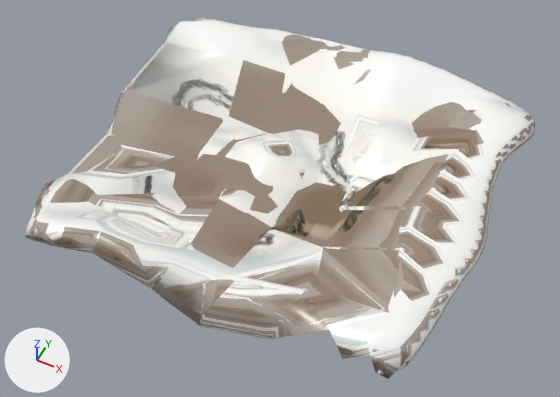
Renders of the glTF model 3D/land.glb from each side of a commit.
One viewpoint serves both versions: a 50 mm lens placed at (1461.0, -2809.0, 3417.0), pointed at (77.0, -41.0, -43.0). Every picture has the same lights, and +X, +Y and +Z are marked at lower left. Vertices at the same position are counted once.

Names of what the first picture shows: 'land.001'.
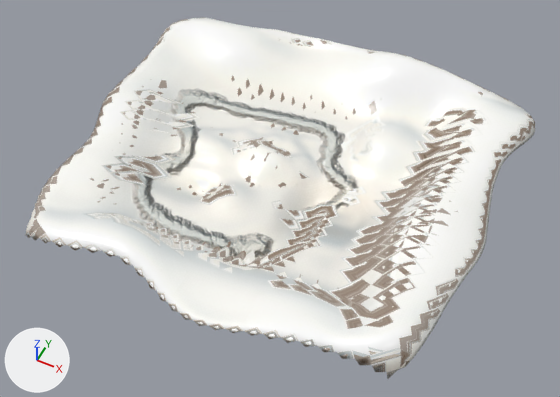
What changed in the scene script:
```text
Change me_cube_011:
    used by ob_land_001; location = (-34.0, 123.0, 71.0)
    remove me_cube_011.from_pydata(...)  # 1614 vertices, 3220 faces; spans x -1238.0..1333.0, y -1241.0..1173.0, z -161.0..207.0
    add me_cube_011.from_pydata(...)  # 5686 vertices, 11364 faces; spans x -1241.0..1333.0, y -1241.0..1173.0, z -174.0..207.0
    me_cube_011 part 1: 4072 vertices added at x -1241.0..1312.0, y -1240.0..1148.0, z -174.0..204.0
```

Where the change shows, as pixel boxes (x1, y1, x2, y2) in the pictures (560 x 397 px):
part 1 of me_cube_011, added
    after: (28, 17, 533, 378)
